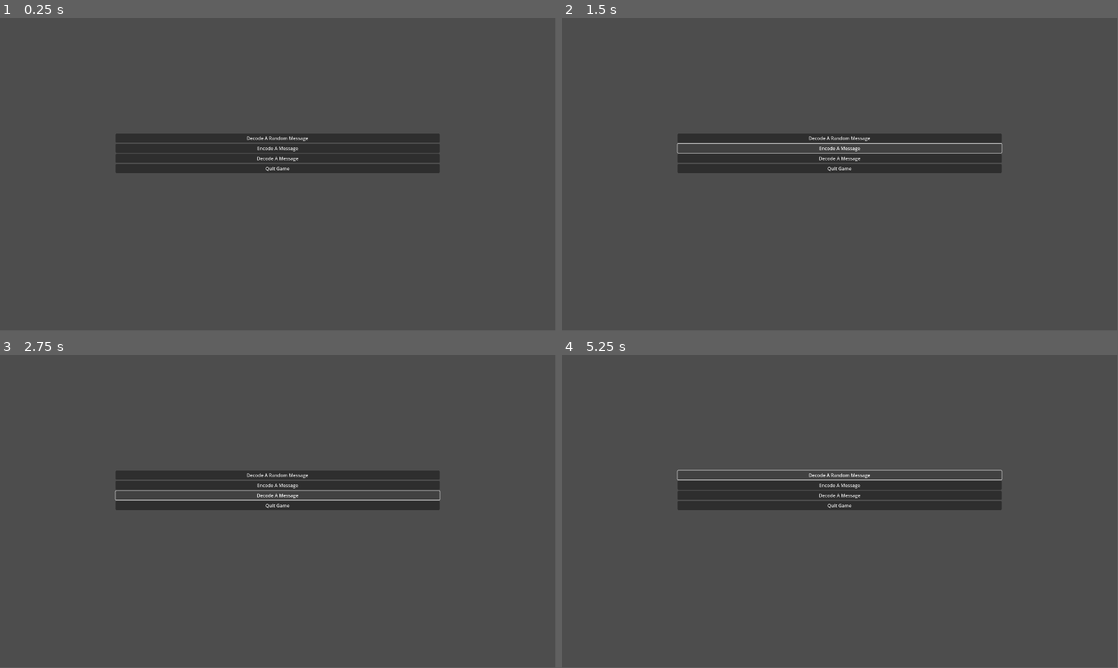
Above: before the commit, frames 1-4 (two rows, left to right).
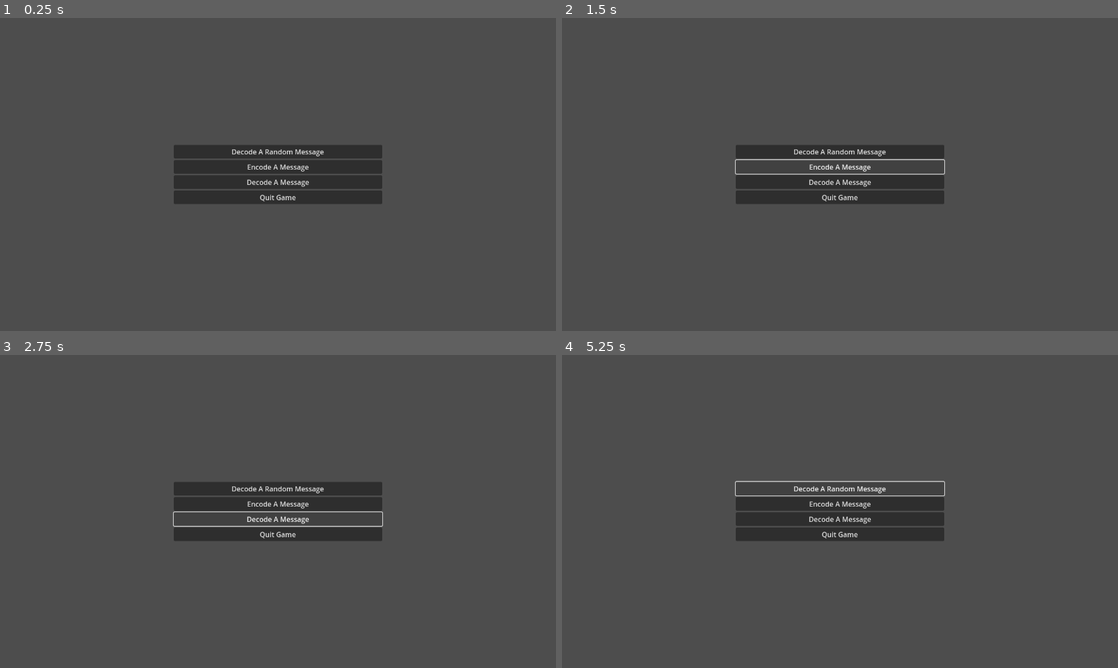
Above: after the commit, the same moments.

Repository: sym-z/phonetic-hangman
Game: Godot game, scene res://scenes/main_menu.tscn
Two runs of this game, one before a commit and one after it. Both use one fixed random seed, a clock stepped at 60 frames per second and the inputs below. The project has no main scene, so this scene is started directly.
Inputs:
- Up to frame 1 (0.25 s): no input
- Up to frame 2 (1.5 s): click "Decode A Random Message" at 0.5 s; click "Encode A Message" at 1.25 s
- Up to frame 3 (2.75 s): click "Decode A Message" at 2 s
- Up to frame 4 (5.25 s): click "Decode A Random Message" at 2.75 s; click "Encode A Message" at 3.5 s; click "Decode A Message" at 4.25 s; click "Decode A Random Message" at 5 s
In our replay, the window is 799x449 before the commit and 800x450 after it. These sizes can differ from the game's own. Grey fills any space a smaller window leaves; there, only what the larger window draws over its background counts as a difference.

The runs differ from the first frame. In frame 1, 7.4% of the frame differs, in the area x 20-79%, y 36-60%; in frame 2, 6.8%; in frame 3, 5.6%; in frame 4, 6.2%.

Commit message:
More ui fixes
Need to try to change 'Full Rect' to Fill. Expanding the window messes up the containers. Next time though.

Diff:
--- a/src/prefabs/phoneme_selection/phoneme_selection.gd
+++ b/src/prefabs/phoneme_selection/phoneme_selection.gd
@@ -4,6 +4,8 @@
 @export var id : int
 @export var letter_representation : Label
 @export var word_example : Label
+@export var add_button : Button
+@export var play_button : Button
 var letters : String = ""
 var word : String = ""
 # Called when the node enters the scene tree for the first time.
@@ -16,3 +18,16 @@
 # Called every frame. 'delta' is the elapsed time since the previous frame.
 func _process(delta):
 	pass
+
+
+func _on_mouse_detector_mouse_entered():
+	print("Mouse entered: ", letter_representation.text)
+	play_button.visible = true
+	add_button.visible = true
+
+
+
+func _on_mouse_detector_mouse_exited():
+	print("Mouse exited: ", letter_representation.text)
+	play_button.visible = false
+	add_button.visible = false
--- a/src/prefabs/phoneme_selection/phoneme_selection.tscn
+++ b/src/prefabs/phoneme_selection/phoneme_selection.tscn
@@ -14,17 +14,27 @@
 "speed": 5.0
 }]
 
-[node name="Phoneme Selection" type="Control" node_paths=PackedStringArray("letter_representation", "word_example")]
-custom_minimum_size = Vector2(162.435, 216.55)
+[sub_resource type="StyleBoxFlat" id="StyleBoxFlat_mi4rm"]
+
+[sub_resource type="StyleBoxFlat" id="StyleBoxFlat_eacn2"]
+
+[sub_resource type="RectangleShape2D" id="RectangleShape2D_mi4rm"]
+size = Vector2(70, 65)
+
+[node name="Phoneme Selection" type="Control" node_paths=PackedStringArray("letter_representation", "word_example", "add_button", "play_button")]
+custom_minimum_size = Vector2(96, 96)
 layout_mode = 3
 anchors_preset = 0
 offset_left = 960.0
 offset_top = 540.0
 offset_right = 960.0
 offset_bottom = 540.0
+mouse_filter = 1
 script = ExtResource("1_mi4rm")
-letter_representation = NodePath("Animation/VBoxContainer/Letter Name")
-word_example = NodePath("Animation/VBoxContainer/Word Example")
+letter_representation = NodePath("Tips/Tip Container/Letter Name")
+word_example = NodePath("Tips/Tip Container/Word Example")
+add_button = NodePath("Tips/Tip Container/Add")
+play_button = NodePath("Tips/Tip Container/Play")
 
 [node name="AudioStreamPlayer" type="AudioStreamPlayer" parent="."]
 
@@ -33,56 +43,60 @@
 anchors_preset = 0
 
 [node name="AnimatedSprite2D" type="AnimatedSprite2D" parent="Animation"]
-scale = Vector2(1.25, 1.25)
+scale = Vector2(0.75, 0.726563)
 sprite_frames = SubResource("SpriteFrames_r67pn")
 centered = false
 
-[node name="VBoxContainer" type="VBoxContainer" parent="Animation"]
-layout_mode = 1
-anchors_preset = -1
-anchor_left = 0.5
-anchor_top = 1.0
-anchor_right = 0.5
-anchor_bottom = 1.0
-offset_left = 61.0
-offset_top = 166.0
-offset_right = 101.0
-offset_bottom = 216.0
-grow_horizontal = 2
-grow_vertical = 0
-
-[node name="Letter Name" type="Label" parent="Animation/VBoxContainer"]
-layout_mode = 2
-text = "B"
-horizontal_alignment = 1
-
-[node name="Word Example" type="Label" parent="Animation/VBoxContainer"]
-layout_mode = 2
-text = "BUG"
-horizontal_alignment = 1
-
-[node name="Buttons" type="Control" parent="."]
+[node name="Tips" type="Control" parent="."]
 layout_mode = 2
 anchors_preset = 0
+mouse_filter = 1
 
-[node name="VBoxContainer" type="VBoxContainer" parent="Buttons"]
+[node name="Tip Container" type="VBoxContainer" parent="Tips"]
 layout_mode = 1
 anchors_preset = 8
 anchor_left = 0.5
 anchor_top = 0.5
 anchor_right = 0.5
 anchor_bottom = 0.5
-offset_left = 34.0
-offset_top = 49.0
-offset_right = 128.0
-offset_bottom = 115.0
+offset_left = 32.0
+offset_top = 24.0
+offset_right = 67.0
+offset_bottom = 74.0
 grow_horizontal = 2
 grow_vertical = 2
 
-[node name="Play" type="Button" parent="Buttons/VBoxContainer"]
+[node name="Letter Name" type="Label" parent="Tips/Tip Container"]
 layout_mode = 2
-text = "Play Sound"
+mouse_filter = 1
+theme_override_styles/normal = SubResource("StyleBoxFlat_mi4rm")
+text = "B"
+horizontal_alignment = 1
 
-[node name="Add" type="Button" parent="Buttons/VBoxContainer"]
+[node name="Add" type="Button" parent="Tips/Tip Container"]
+visible = false
 layout_mode = 2
-text = "Add Sound"
+mouse_filter = 1
+text = "ADD"
+
+[node name="Play" type="Button" parent="Tips/Tip Container"]
+visible = false
+layout_mode = 2
+mouse_filter = 1
+text = "PLAY"
+
+[node name="Word Example" type="Label" parent="Tips/Tip Container"]
+layout_mode = 2
+mouse_filter = 1
+theme_override_styles/normal = SubResource("StyleBoxFlat_eacn2")
+text = "BUG"
+horizontal_alignment = 1
+
+[node name="Mouse Detector" type="Area2D" parent="."]
+
+[node name="CollisionShape2D" type="CollisionShape2D" parent="Mouse Detector"]
+position = Vector2(49, 48.5)
+shape = SubResource("RectangleShape2D_mi4rm")
+
+[connection signal="mouse_entered" from="Mouse Detector" to="." method="_on_mouse_detector_mouse_entered"]
+[connection signal="mouse_exited" from="Mouse Detector" to="." method="_on_mouse_detector_mouse_exited"]
--- a/src/project.godot
+++ b/src/project.godot
@@ -21,5 +21,9 @@
 
 [display]
 
-window/size/viewport_width=1920
-window/size/viewport_height=1080
+window/size/viewport_width=1280
+window/size/viewport_height=720
+window/size/mode=2
+window/size/window_width_override=1280
+window/size/window_height_override=720
+window/stretch/aspect="keep_width"
--- a/src/scenes/phonetic_builder.tscn
+++ /dev/null
@@ -1,34 +0,0 @@
-[gd_scene load_steps=3 format=3 uid="uid://cerariugi700o"]
-
-[ext_resource type="PackedScene" uid="uid://bjgxtks4ntivg" path="res://prefabs/phoneme_selection/phoneme_selection.tscn" id="1_bonwk"]
-[ext_resource type="PackedScene" uid="uid://dg1gefmtbt4ao" path="res://prefabs/phoneme_assembler/phoneme_assembler.tscn" id="2_v1wc7"]
-
-[node name="Phonetic Builder" type="Control"]
-layout_mode = 3
-anchors_preset = 15
-anchor_right = 1.0
-anchor_bottom = 1.0
-grow_horizontal = 2
-grow_vertical = 2
-
-[node name="MarginContainer" type="MarginContainer" parent="."]
-layout_mode = 1
-anchors_preset = 15
-anchor_right = 1.0
-anchor_bottom = 1.0
-grow_horizontal = 2
-grow_vertical = 2
-theme_override_constants/margin_left = 40
-theme_override_constants/margin_top = 40
-theme_override_constants/margin_right = 40
-theme_override_constants/margin_bottom = 40
-
-[node name="HFlowContainer" type="HFlowContainer" parent="MarginContainer"]
-layout_mode = 2
-
-[node name="Phoneme Selection" parent="MarginContainer/HFlowContainer" instance=ExtResource("1_bonwk")]
-visible = false
-layout_mode = 2
-
-[node name="Phoneme Assembler" parent="." node_paths=PackedStringArray("container_to_fill") instance=ExtResource("2_v1wc7")]
-container_to_fill = NodePath("../MarginContainer/HFlowContainer")
--- /dev/null
+++ b/src/scenes/word_builder.tscn
@@ -0,0 +1,208 @@
+[gd_scene load_steps=3 format=3 uid="uid://cerariugi700o"]
+
+[ext_resource type="PackedScene" uid="uid://bjgxtks4ntivg" path="res://prefabs/phoneme_selection/phoneme_selection.tscn" id="1_m88uk"]
+[ext_resource type="PackedScene" uid="uid://dg1gefmtbt4ao" path="res://prefabs/phoneme_assembler/phoneme_assembler.tscn" id="2_wkrb8"]
+
+[node name="Word Builder" type="Control"]
+layout_mode = 3
+anchors_preset = 15
+anchor_right = 1.0
+anchor_bottom = 1.0
+grow_horizontal = 2
+grow_vertical = 2
+mouse_filter = 1
+
+[node name="MarginContainer" type="MarginContainer" parent="."]
+layout_mode = 1
+anchors_preset = 15
+anchor_right = 1.0
+anchor_bottom = 1.0
+offset_top = 5.0
+offset_right = -469.0
+grow_horizontal = 2
+grow_vertical = 2
+theme_override_constants/margin_top = 9
+
+[node name="HFlowContainer" type="HFlowContainer" parent="MarginContainer"]
+layout_mode = 2
+theme_override_constants/v_separation = 16
+alignment = 1
+
+[node name="Phoneme Selection" parent="MarginContainer/HFlowContainer" instance=ExtResource("1_m88uk")]
+visible = false
+layout_mode = 2
+
+[node name="Phoneme Selection2" parent="MarginContainer/HFlowContainer" instance=ExtResource("1_m88uk")]
+visible = false
+layout_mode = 2
+
+[node name="Phoneme Selection3" parent="MarginContainer/HFlowContainer" instance=ExtResource("1_m88uk")]
+visible = false
+layout_mode = 2
+
+[node name="Phoneme Selection4" parent="MarginContainer/HFlowContainer" instance=ExtResource("1_m88uk")]
+visible = false
+layout_mode = 2
+
+[node name="Phoneme Selection5" parent="MarginContainer/HFlowContainer" instance=ExtResource("1_m88uk")]
+visible = false
+layout_mode = 2
+
+[node name="Phoneme Selection6" parent="MarginContainer/HFlowContainer" instance=ExtResource("1_m88uk")]
+visible = false
+layout_mode = 2
+
+[node name="Phoneme Selection7" parent="MarginContainer/HFlowContainer" instance=ExtResource("1_m88uk")]
+visible = false
+layout_mode = 2
+
+[node name="Phoneme Selection8" parent="MarginContainer/HFlowContainer" instance=ExtResource("1_m88uk")]
+visible = false
+layout_mode = 2
+
+[node name="Phoneme Selection9" parent="MarginContainer/HFlowContainer" instance=ExtResource("1_m88uk")]
+visible = false
+layout_mode = 2
+
+[node name="Phoneme Selection10" parent="MarginContainer/HFlowContainer" instance=ExtResource("1_m88uk")]
+visible = false
+layout_mode = 2
+
+[node name="Phoneme Selection11" parent="MarginContainer/HFlowContainer" instance=ExtResource("1_m88uk")]
+visible = false
+layout_mode = 2
+
+[node name="Phoneme Selection12" parent="MarginContainer/HFlowContainer" instance=ExtResource("1_m88uk")]
+visible = false
+layout_mode = 2
+
+[node name="Phoneme Selection13" parent="MarginContainer/HFlowContainer" instance=ExtResource("1_m88uk")]
+visible = false
+layout_mode = 2
+
+[node name="Phoneme Selection14" parent="MarginContainer/HFlowContainer" instance=ExtResource("1_m88uk")]
+visible = false
+layout_mode = 2
+
+[node name="Phoneme Selection15" parent="MarginContainer/HFlowContainer" instance=ExtResource("1_m88uk")]
+visible = false
+layout_mode = 2
+
+[node name="Phoneme Selection16" parent="MarginContainer/HFlowContainer" instance=ExtResource("1_m88uk")]
+visible = false
+layout_mode = 2
+
+[node name="Phoneme Selection17" parent="MarginContainer/HFlowContainer" instance=ExtResource("1_m88uk")]
+visible = false
+layout_mode = 2
+
+[node name="Phoneme Selection18" parent="MarginContainer/HFlowContainer" instance=ExtResource("1_m88uk")]
+visible = false
+layout_mode = 2
+
+[node name="Phoneme Selection19" parent="MarginContainer/HFlowContainer" instance=ExtResource("1_m88uk")]
+visible = false
+layout_mode = 2
+
+[node name="Phoneme Selection20" parent="MarginContainer/HFlowContainer" instance=ExtResource("1_m88uk")]
+visible = false
+layout_mode = 2
+
+[node name="Phoneme Selection21" parent="MarginContainer/HFlowContainer" instance=ExtResource("1_m88uk")]
+visible = false
+layout_mode = 2
+
+[node name="Phoneme Selection22" parent="MarginContainer/HFlowContainer" instance=ExtResource("1_m88uk")]
+visible = false
+layout_mode = 2
+
+[node name="Phoneme Selection23" parent="MarginContainer/HFlowContainer" instance=ExtResource("1_m88uk")]
+visible = false
+layout_mode = 2
+
+[node name="Phoneme Selection24" parent="MarginContainer/HFlowContainer" instance=ExtResource("1_m88uk")]
+visible = false
+layout_mode = 2
+
+[node name="Phoneme Selection25" parent="MarginContainer/HFlowContainer" instance=ExtResource("1_m88uk")]
+visible = false
+layout_mode = 2
+
+[node name="Phoneme Selection26" parent="MarginContainer/HFlowContainer" instance=ExtResource("1_m88uk")]
+visible = false
+layout_mode = 2
+
+[node name="Phoneme Selection27" parent="MarginContainer/HFlowContainer" instance=ExtResource("1_m88uk")]
+visible = false
+layout_mode = 2
+
+[node name="Phoneme Selection28" parent="MarginContainer/HFlowContainer" instance=ExtResource("1_m88uk")]
+visible = false
+layout_mode = 2
+
+[node name="Phoneme Selection29" parent="MarginContainer/HFlowContainer" instance=ExtResource("1_m88uk")]
+visible = false
+layout_mode = 2
+
+[node name="Phoneme Selection30" parent="MarginContainer/HFlowContainer" instance=ExtResource("1_m88uk")]
+visible = false
+layout_mode = 2
+
+[node name="Phoneme Selection31" parent="MarginContainer/HFlowContainer" instance=ExtResource("1_m88uk")]
+visible = false
+layout_mode = 2
+
+[node name="Phoneme Selection32" parent="MarginContainer/HFlowContainer" instance=ExtResource("1_m88uk")]
+visible = false
+layout_mode = 2
+
+[node name="Phoneme Selection33" parent="MarginContainer/HFlowContainer" instance=ExtResource("1_m88uk")]
+visible = false
+layout_mode = 2
+
+[node name="Phoneme Selection34" parent="MarginContainer/HFlowContainer" instance=ExtResource("1_m88uk")]
+visible = false
+layout_mode = 2
+
+[node name="Phoneme Selection35" parent="MarginContainer/HFlowContainer" instance=ExtResource("1_m88uk")]
+visible = false
+layout_mode = 2
+
+[node name="Phoneme Selection36" parent="MarginContainer/HFlowContainer" instance=ExtResource("1_m88uk")]
+visible = false
+layout_mode = 2
+
+[node name="Phoneme Selection37" parent="MarginContainer/HFlowContainer" instance=ExtResource("1_m88uk")]
+visible = false
+layout_mode = 2
+
+[node name="Phoneme Selection38" parent="MarginContainer/HFlowContainer" instance=ExtResource("1_m88uk")]
+visible = false
+layout_mode = 2
+
+[node name="Phoneme Selection39" parent="MarginContainer/HFlowContainer" instance=ExtResource("1_m88uk")]
+visible = false
+layout_mode = 2
+
+[node name="Phoneme Selection40" parent="MarginContainer/HFlowContainer" instance=ExtResource("1_m88uk")]
+visible = false
+layout_mode = 2
+
+[node name="Phoneme Selection41" parent="MarginContainer/HFlowContainer" instance=ExtResource("1_m88uk")]
+visible = false
+layout_mode = 2
+
+[node name="Phoneme Selection42" parent="MarginContainer/HFlowContainer" instance=ExtResource("1_m88uk")]
+visible = false
+layout_mode = 2
+
+[node name="Phoneme Selection43" parent="MarginContainer/HFlowContainer" instance=ExtResource("1_m88uk")]
+visible = false
+layout_mode = 2
+
+[node name="Phoneme Selection44" parent="MarginContainer/HFlowContainer" instance=ExtResource("1_m88uk")]
+visible = false
+layout_mode = 2
+
+[node name="Phoneme Assembler" parent="." node_paths=PackedStringArray("container_to_fill") instance=ExtResource("2_wkrb8")]
+container_to_fill = NodePath("../MarginContainer/HFlowContainer")
Not shown: 1 places in src/prefabs/phoneme_selection/phoneme_selection.tscn that only renumber resources
